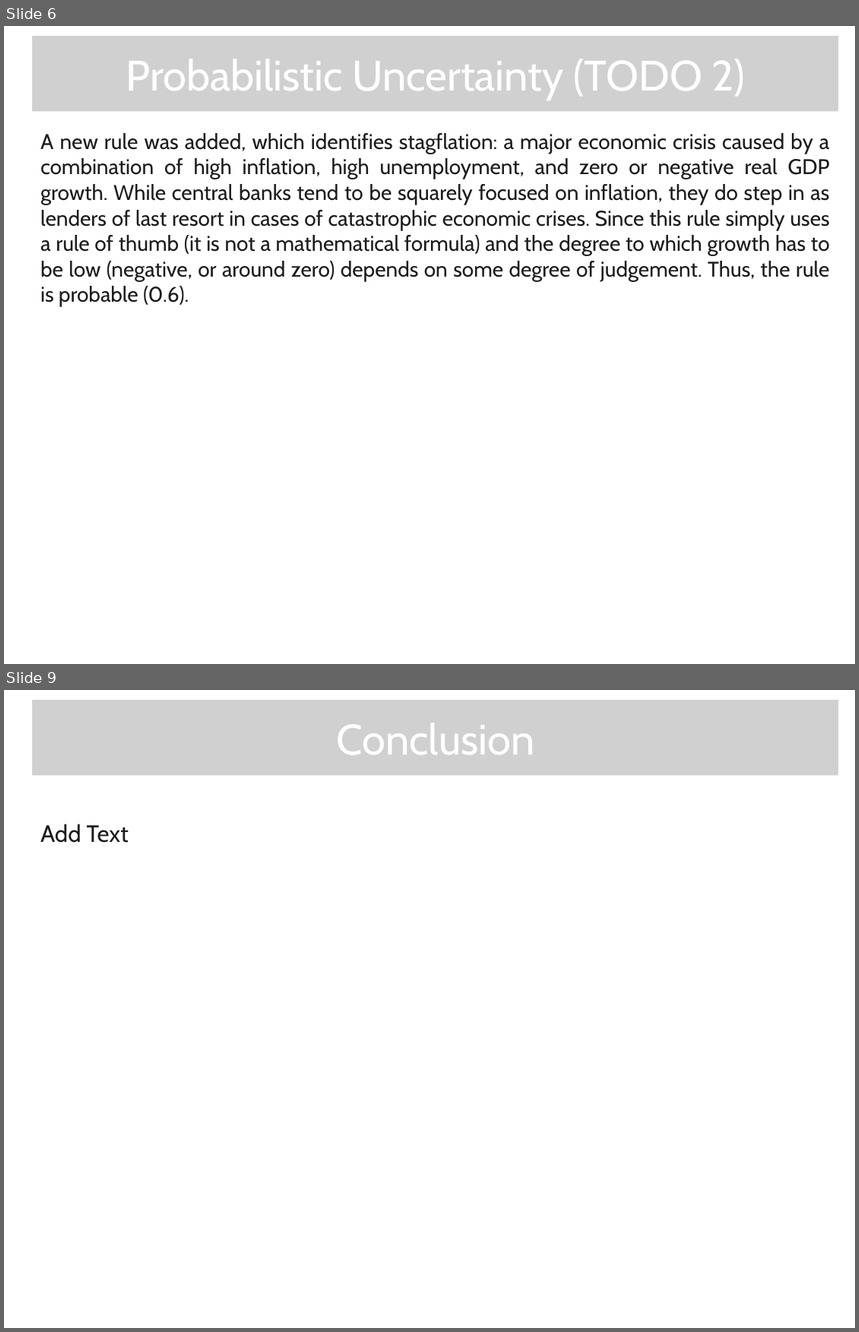
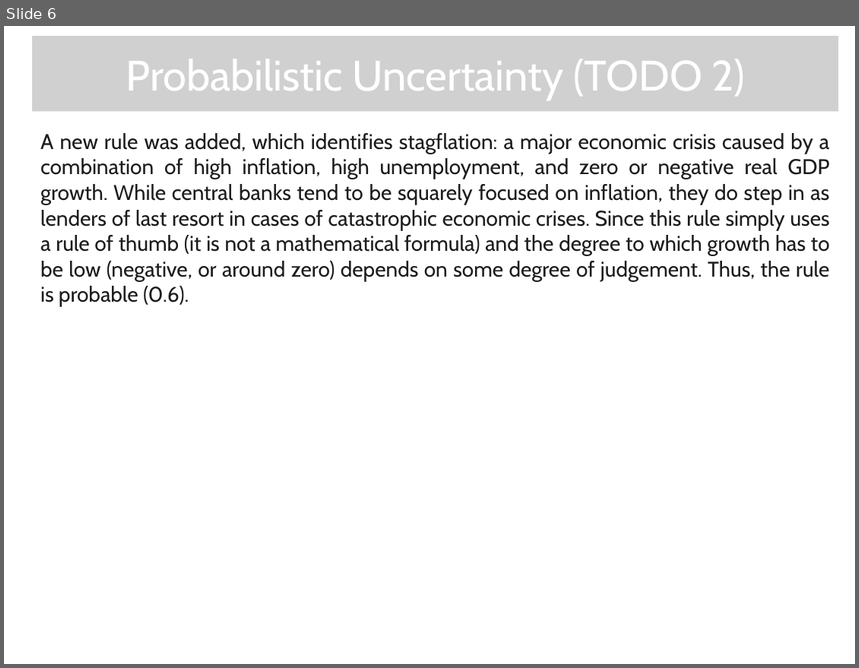
Before and after one commit to Mikachupichu/central-banking-expert-system, a slide deck: A-D2.pptx. Shown one above the other, each under a label of ours: slides 6 and 9 before the commit, slide 6 after it; the slides between them are not shown. The pictures are 859x1332 and 859x668 pixels, drawn with LibreOffice and Linux fonts; fonts in the diff are those of the drawing; grey boxes stand for pictures; background and template pictures are left out. Boxes give left, top, right and bottom in pixels: in the first picture for what was removed or moved away, otherwise in the second. Text is boxed around its words. In the diff, an @@ line names an element or a change of style, - is before the commit and + after.

```diff
--- a/A-D2.pptx
+++ b/A-D2.pptx
@@ slide 9 removed at bbox=[4, 690, 855, 1328], background picture (left out) @@
@@ picture removed at bbox=[32, 699, 838, 775] @@
@@ text removed at bbox=[337, 723, 535, 755] @@
-Conclusion
@@ text removed at bbox=[40, 824, 129, 843] @@
-Add Text
```
Also in this commit, not shown: 3 slides changed, 3 slides added, 1 other slide removed, 1 other file.
